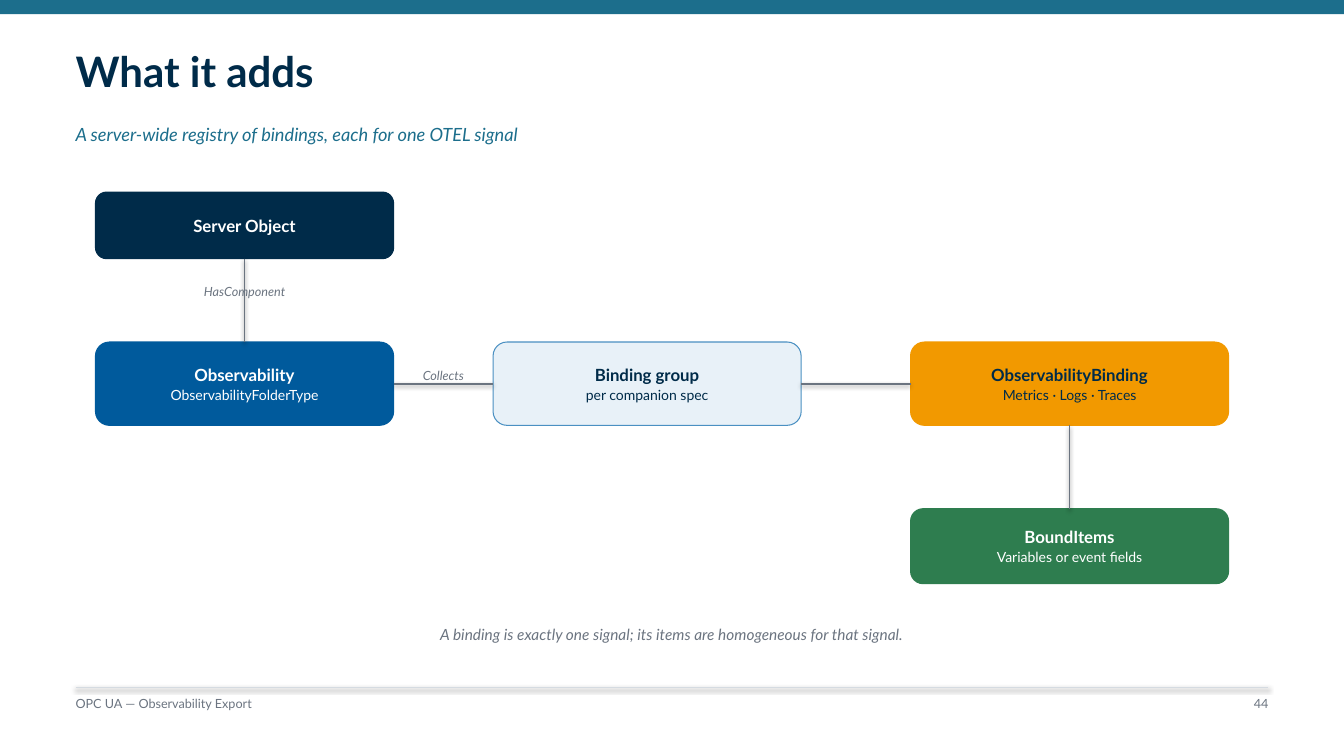
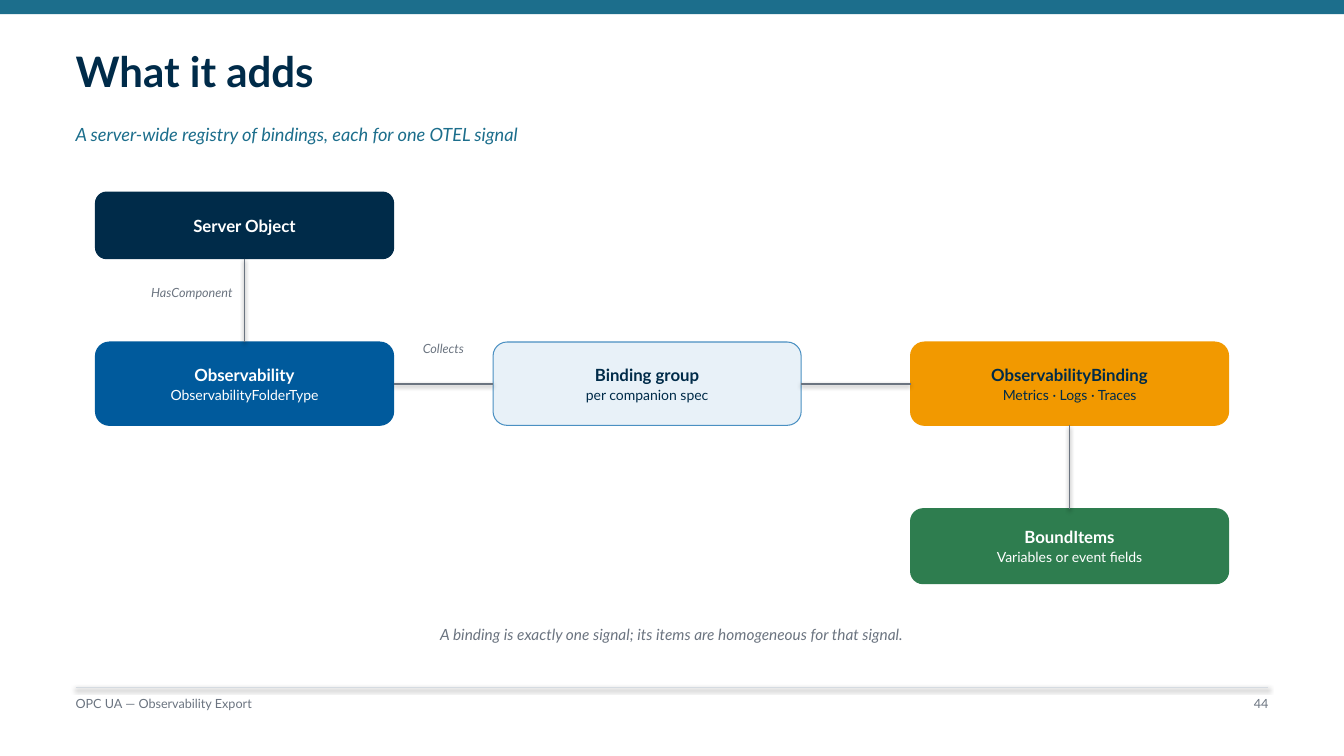
Before and after one commit to marcschier/opcua-drafts, a slide deck: slide 44 of decks/OPC-UA-Drafts-Overview.pptx. Drawn at 1344x756 pixels with LibreOffice and Linux fonts; fonts in the diff are those of the drawing. Boxes give left, top, right and bottom in pixels: in the first picture for what was removed or moved away, otherwise in the second. Text is boxed around its words. In the diff, an @@ line names an element or a change of style, - is before the commit and + after.

```diff
--- a/decks/OPC-UA-Drafts-Overview.pptx
+++ b/decks/OPC-UA-Drafts-Overview.pptx
@@ text "HasComponent": place and size @@
-text "HasComponent" at bbox=[204, 285, 285, 299]
+text "HasComponent" at bbox=[151, 288, 232, 299]
@@ text "HasComponent" at bbox=[151, 288, 232, 299]: alignment centre to right @@
@@ text "Collects": place and size @@
-text "Collects" at bbox=[423, 371, 464, 380]
+text "Collects" at bbox=[423, 344, 464, 353]
```
Also in this commit, not shown: 8 other slides changed, 9 other files.
